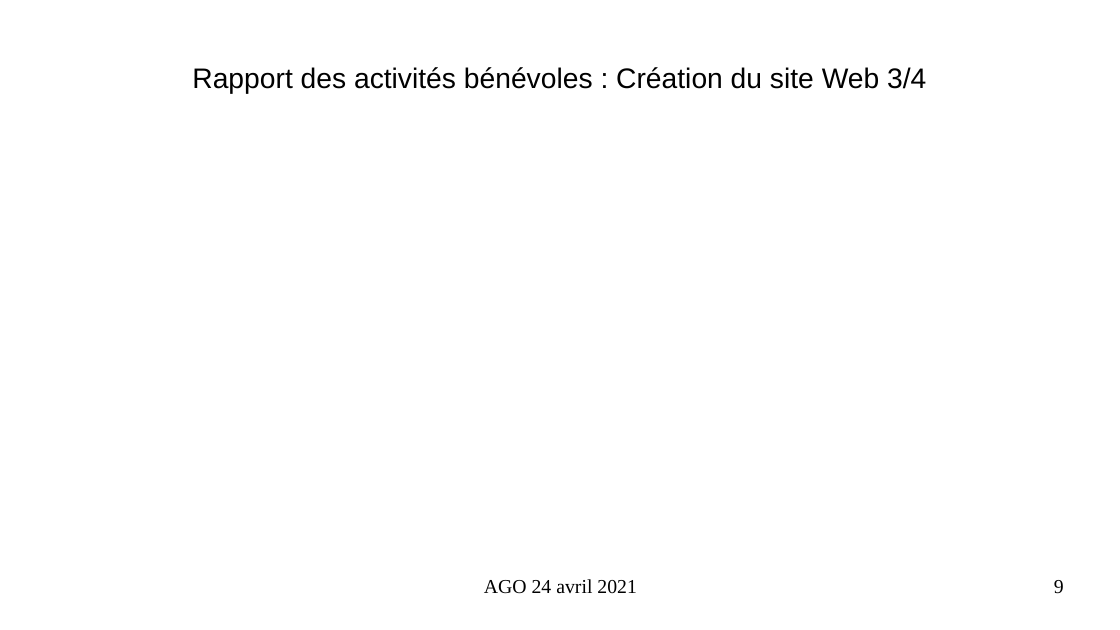
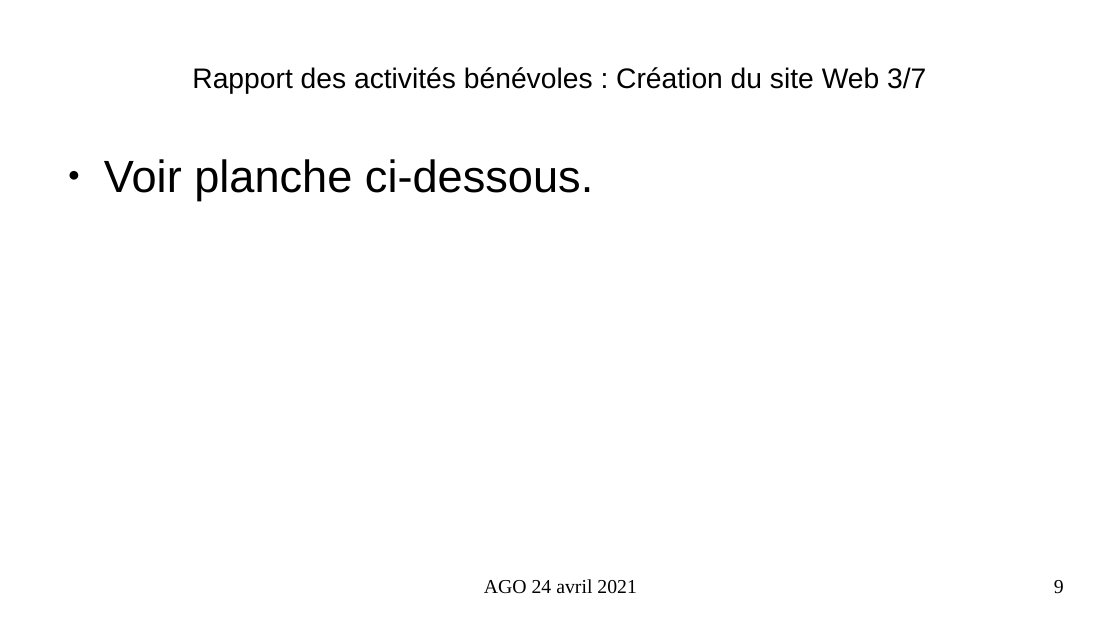
Before and after one commit to AIREL46/SCAO, a slide deck: slide 9 of association/2021/presentation-ago-24-avril-2021.odp. Drawn at 1120x630 pixels with LibreOffice and Linux fonts; fonts in the diff are those of the drawing. Boxes give left, top, right and bottom in pixels: in the first picture for what was removed or moved away, otherwise in the second. Text is boxed around its words. In the diff, an @@ line names an element or a change of style, - is before the commit and + after.

```diff
--- a/association/2021/presentation-ago-24-avril-2021.odp
+++ b/association/2021/presentation-ago-24-avril-2021.odp
@@ title at (x1=192, y1=67, x2=926, y2=94): text changed @@
-Rapport des activités bénévoles : Création du site Web 3/4
+Rapport des activités bénévoles : Création du site Web 3/7
@@ text added at (x1=104, y1=159, x2=593, y2=201), 32 pt, text #000000 @@
+● Voir planche ci-dessous.
```
Also in this commit, not shown: 12 other slides changed, 5 slides added, 8 other files.
